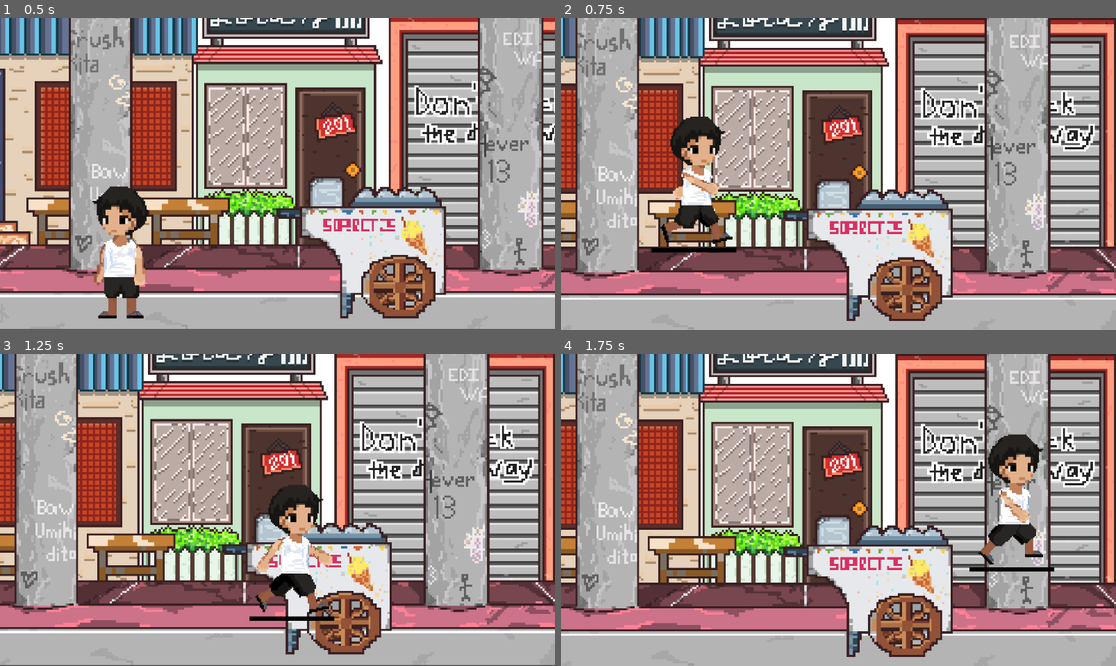
Above: before the commit, frames 1-4 (two rows, left to right).
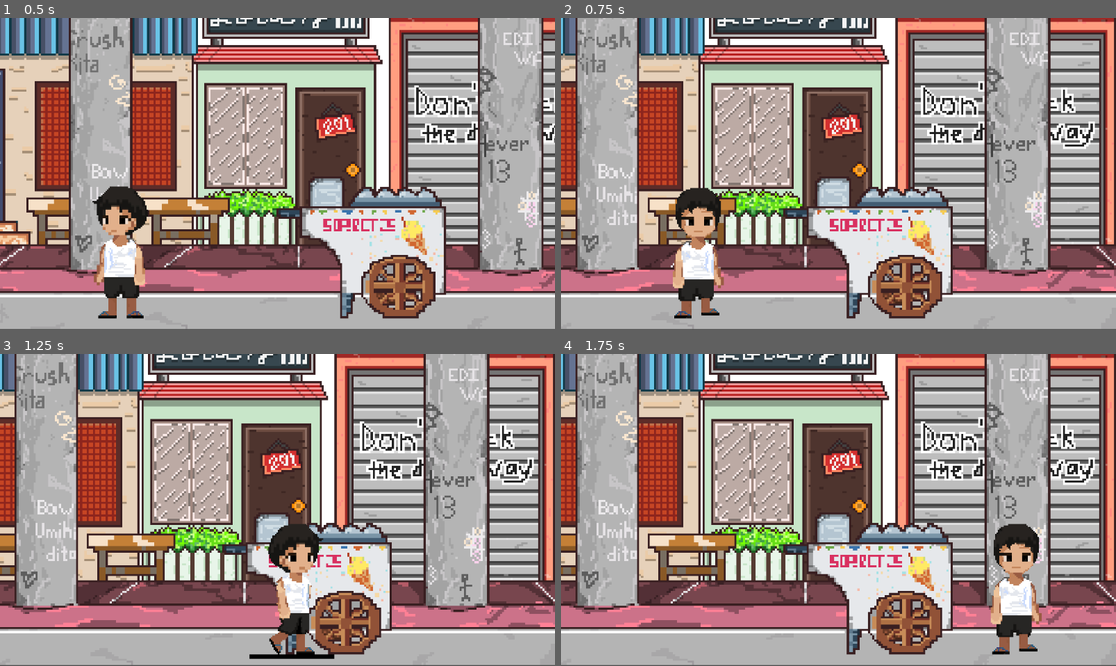
Above: after the commit, the same moments.

Repository: jehya/SipAI
Game: Godot game, scene res://scenes/game.tscn
The game is run twice, just before and just after one commit, with the same random seed, the same clock (stepped at 60 frames per second) and the same inputs.
Inputs:
- Up to frame 1 (0.5 s): no input
- Up to frame 2 (0.75 s): tap Enter (ui_accept) at 0.5 s; hold D (move_right) from 0.53 s (still down); tap Space (dribble) at 0.6 s
- Up to frame 3 (1.25 s): keep holding D (move_right); tap Enter (ui_accept) at 0.77, 0.8, 1.07 s
- Up to frame 4 (1.75 s): keep holding D (move_right); tap Enter (ui_accept) at 1.35, 1.52 s; tap Space (dribble) at 1.55 s

Frame 1 is identical in both runs. In frame 2, 35% of the frame differs, in the area x 0-100%, y 0-100%; in frame 3, 4.3%; in frame 4, 36%.

Commit message:
feat: added animation for kicking/dribble

Diff:
--- a/scenes/player.tscn
+++ b/scenes/player.tscn
@@ -1,25 +1,9 @@
-[gd_scene load_steps=20 format=3 uid="uid://c7hs8oh4x4uxb"]
+[gd_scene load_steps=18 format=3 uid="uid://c7hs8oh4x4uxb"]
 
 [ext_resource type="Script" uid="uid://05j62coo16xg" path="res://scripts/player.gd" id="1_g2els"]
 [ext_resource type="Texture2D" uid="uid://dtba1ufqkeloi" path="res://assets/DRIBBLE.png" id="2_dqkch"]
 [ext_resource type="Texture2D" uid="uid://jkd66c1qyhik" path="res://assets/IDLE.png" id="2_g2els"]
 [ext_resource type="Texture2D" uid="uid://07a588jhe5px" path="res://assets/RUN.png" id="4_qlg0r"]
-
-[sub_resource type="AtlasTexture" id="AtlasTexture_tuyoq"]
-atlas = ExtResource("2_dqkch")
-region = Rect2(0, 0, 60, 100)
-
-[sub_resource type="AtlasTexture" id="AtlasTexture_fjrip"]
-atlas = ExtResource("2_dqkch")
-region = Rect2(60, 0, 60, 100)
-
-[sub_resource type="AtlasTexture" id="AtlasTexture_smehm"]
-atlas = ExtResource("2_dqkch")
-region = Rect2(120, 0, 60, 100)
-
-[sub_resource type="AtlasTexture" id="AtlasTexture_ur7pv"]
-atlas = ExtResource("2_dqkch")
-region = Rect2(180, 0, 60, 100)
 
 [sub_resource type="AtlasTexture" id="AtlasTexture_qhqgy"]
 atlas = ExtResource("2_g2els")
@@ -32,6 +16,14 @@
 [sub_resource type="AtlasTexture" id="AtlasTexture_qlg0r"]
 atlas = ExtResource("2_g2els")
 region = Rect2(120, 0, 60, 100)
+
+[sub_resource type="AtlasTexture" id="AtlasTexture_tuyoq"]
+atlas = ExtResource("2_dqkch")
+region = Rect2(120, 0, 60, 100)
+
+[sub_resource type="AtlasTexture" id="AtlasTexture_fjrip"]
+atlas = ExtResource("2_dqkch")
+region = Rect2(180, 0, 60, 100)
 
 [sub_resource type="AtlasTexture" id="AtlasTexture_y4r1p"]
 atlas = ExtResource("4_qlg0r")
@@ -61,23 +53,6 @@
 animations = [{
 "frames": [{
 "duration": 1.0,
-"texture": SubResource("AtlasTexture_tuyoq")
-}, {
-"duration": 1.0,
-"texture": SubResource("AtlasTexture_fjrip")
-}, {
-"duration": 1.0,
-"texture": SubResource("AtlasTexture_smehm")
-}, {
-"duration": 1.0,
-"texture": SubResource("AtlasTexture_ur7pv")
-}],
-"loop": true,
-"name": &"dribble",
-"speed": 5.0
-}, {
-"frames": [{
-"duration": 1.0,
 "texture": SubResource("AtlasTexture_qhqgy")
 }, {
 "duration": 1.0,
@@ -88,6 +63,17 @@
 }],
 "loop": true,
 "name": &"idle",
+"speed": 5.0
+}, {
+"frames": [{
+"duration": 1.0,
+"texture": SubResource("AtlasTexture_tuyoq")
+}, {
+"duration": 1.0,
+"texture": SubResource("AtlasTexture_fjrip")
+}],
+"loop": true,
+"name": &"kick",
 "speed": 5.0
 }, {
 "frames": [{
@@ -124,9 +110,9 @@
 position = Vector2(-12, -57.5)
 scale = Vector2(1.33333, 1.35)
 sprite_frames = SubResource("SpriteFrames_tuyoq")
-animation = &"idle"
+animation = &"kick"
 autoplay = "idle"
-frame_progress = 0.185519
+frame_progress = 0.35742
 
 [node name="CollisionShape2D" type="CollisionShape2D" parent="."]
 position = Vector2(-14.25, -14.5)
--- a/scripts/player.gd
+++ b/scripts/player.gd
@@ -3,6 +3,10 @@
 
 const SPEED = 300.0
 const JUMP_VELOCITY = -400.0
+
+var is_kicking = false
+var kick_timer = 0.0
+const KICK_DURATION = 0.3
 
 @onready var animated_sprite_2d: AnimatedSprite2D = $AnimatedSprite2D
 
@@ -11,29 +15,33 @@
 	if not is_on_floor():
 		velocity += get_gravity() * delta
 
-	# Handle jump.
-	if Input.is_action_just_pressed("ui_accept") and is_on_floor():
-		velocity.y = JUMP_VELOCITY
+	if Input.is_action_just_pressed("dribble") and not is_kicking:
+		is_kicking = true
+		kick_timer = KICK_DURATION
+		animated_sprite_2d.play("kick")
 
-	# Get the input direction and handle the movement/deceleration.
-	# As good practice, you should replace UI actions with custom gameplay actions.
-	var direction := Input.get_axis("move_left", "move_right")
+	if is_kicking:
+		kick_timer -= delta
+		if kick_timer <= 0.0:
+			is_kicking = false
+	else:
+		var direction := Input.get_axis("move_left", "move_right")
 
-	#Flip the sprite
-	if direction > 0:
-		animated_sprite_2d.flip_h = true
-	elif direction < 0:
-		animated_sprite_2d.flip_h = false
+		#Flip the sprite
+		if direction > 0:
+			animated_sprite_2d.flip_h = true
+		elif direction < 0:
+			animated_sprite_2d.flip_h = false
 
-	#Play animations
-	if direction == 0:
-		animated_sprite_2d.play("idle")
-	else:
-		animated_sprite_2d.play("run")
+		#Play animations
+		if direction == 0:
+			animated_sprite_2d.play("idle")
+		else:
+			animated_sprite_2d.play("run")
 
-	if direction:
-		velocity.x = direction * SPEED
-	else:
-		velocity.x = move_toward(velocity.x, 0, SPEED)
+		if direction:
+			velocity.x = direction * SPEED
+		else:
+			velocity.x = move_toward(velocity.x, 0, SPEED)
 
 	move_and_slide()
